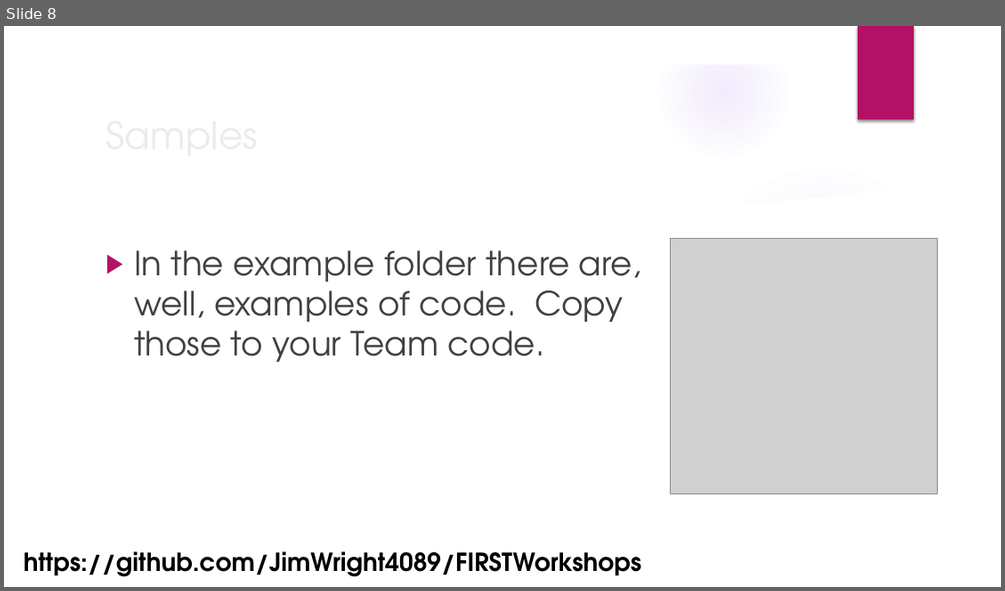
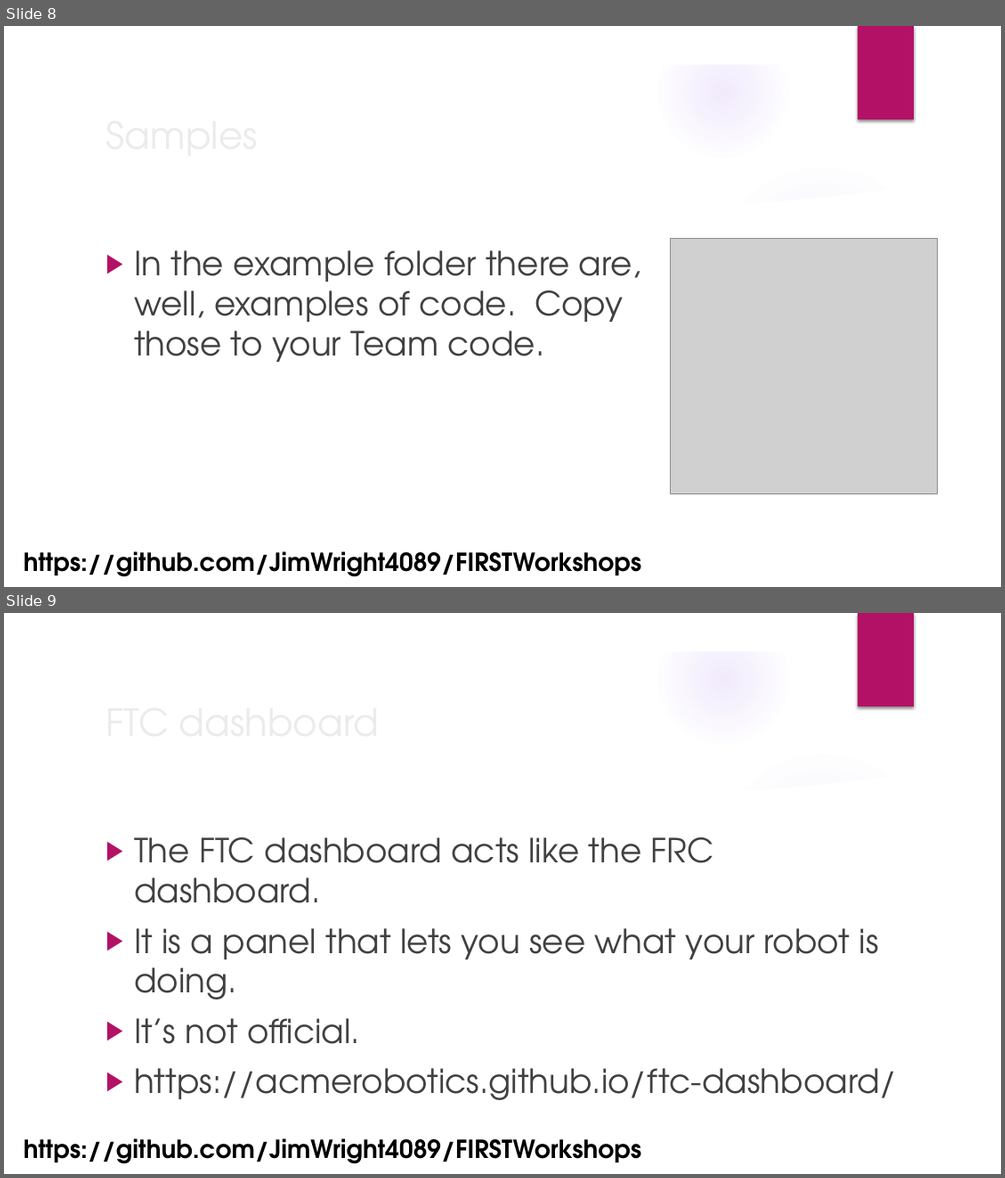
Before and after one commit to JimWright4089/FIRSTWorkshops, a slide deck: FTC/2022/Advanced FTC Code.pptx. Shown one above the other, each under a label of ours: slide 8 before the commit, slides 8 and 9 after it. The pictures are 1005x591 and 1005x1178 pixels, drawn with LibreOffice and Linux fonts; fonts in the diff are those of the drawing; grey boxes stand for pictures; background and template pictures are left out. Boxes give left, top, right and bottom in pixels: in the first picture for what was removed or moved away, otherwise in the second. Text is boxed around its words. In the diff, an @@ line names an element or a change of style, - is before the commit and + after.

Commit message:
Check in work

```diff
--- a/FTC/2022/Advanced FTC Code.pptx
+++ b/FTC/2022/Advanced FTC Code.pptx
@@ slide 9 added at [4, 613, 1001, 1174], background picture (left out); not listed: 9 template elements that a slide beside it also shows @@
@@ text added at [134, 837, 897, 1100], 32 pt, text #404040 @@
+▶ The FTC dashboard acts like the FRC dashboard.
+▶ It is a panel that lets you see what your robot is doing.
+▶ It’s not official.
+▶ https://acmerobotics.github.io/ftc-dashboard/
@@ title added at [199, 837, 442, 863], 36 pt, text #EBEBEB @@
+FTC dashboard
@@ text added at [24, 1138, 641, 1164], 24 pt, text #000000, bold @@
+https://github.com/JimWright4089/FIRSTWorkshops
```
